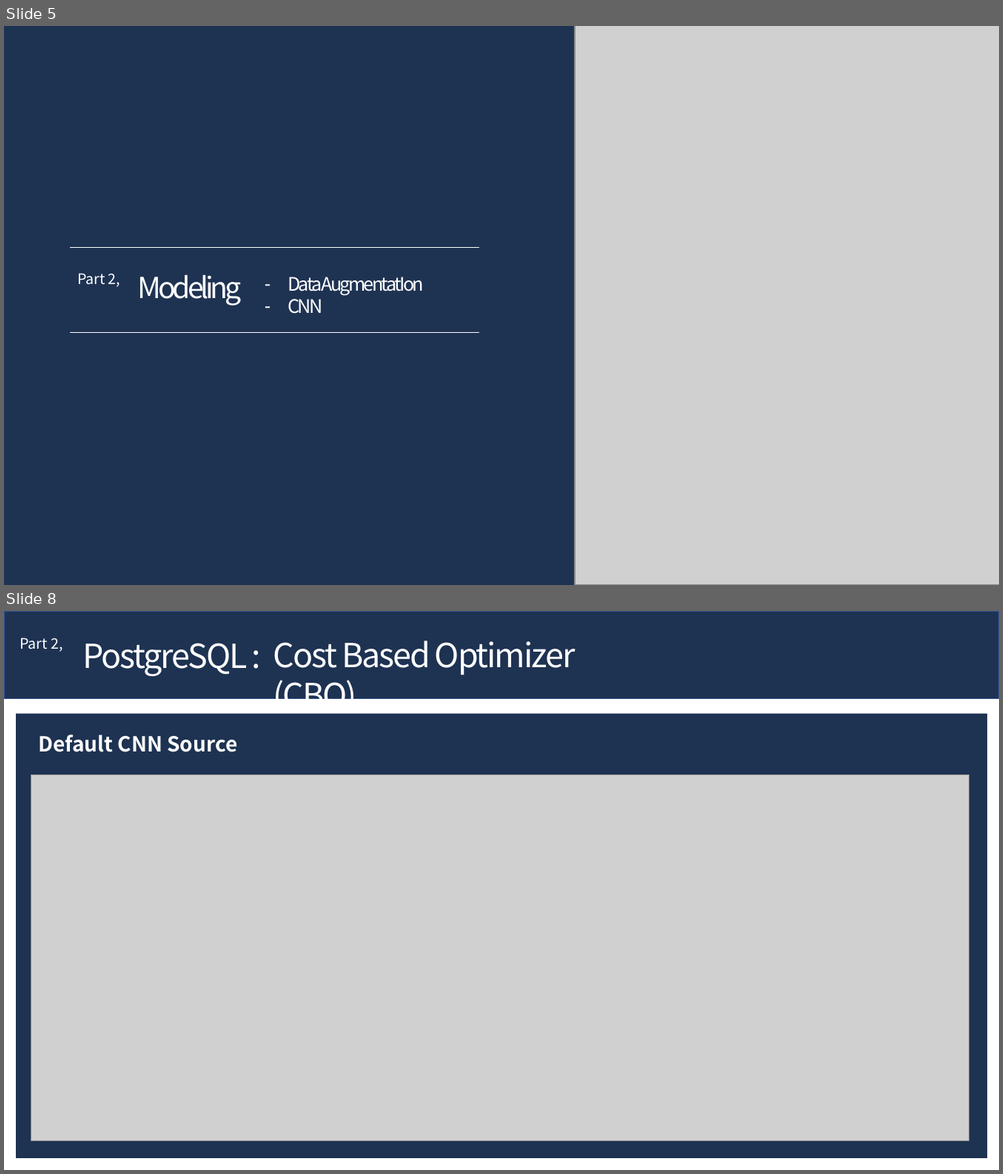
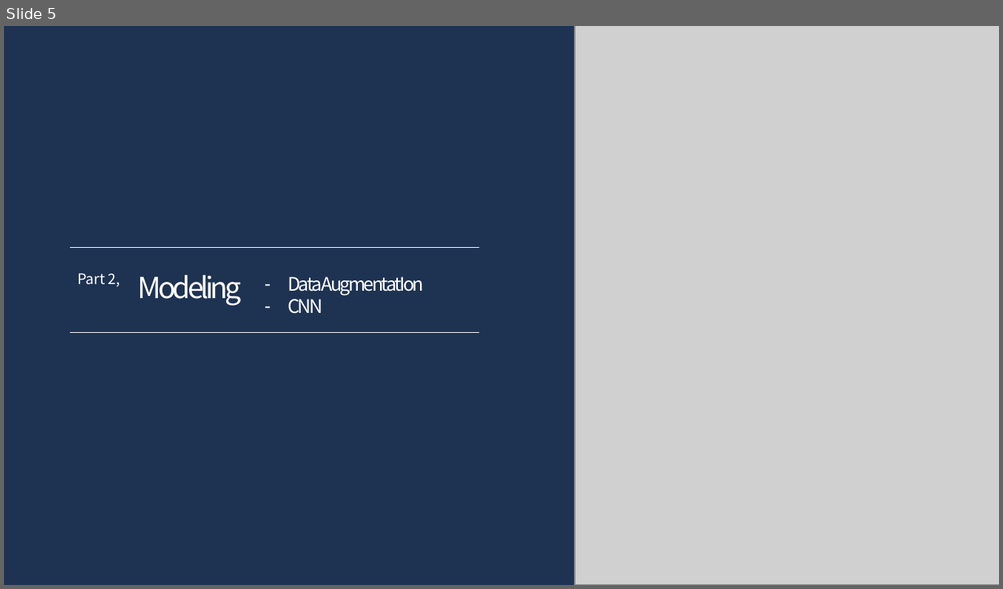
Before and after one commit to 2022-AI-project/Johoon_Auto_painting, a slide deck: 인공지능 발표 ppt.pptx. Shown one above the other, each under a label of ours: slides 5 and 8 before the commit, slide 5 after it; the slides between them are not shown. The pictures are 1003x1174 and 1003x589 pixels, drawn with LibreOffice and Linux fonts; fonts in the diff are those of the drawing; grey boxes stand for pictures. Boxes give left, top, right and bottom in pixels: in the first picture for what was removed or moved away, otherwise in the second. Text is boxed around its words. In the diff, an @@ line names an element or a change of style, - is before the commit and + after.

```diff
--- a/인공지능 발표 ppt.pptx
+++ b/인공지능 발표 ppt.pptx
@@ slide 8 removed at (4, 611, 999, 1170), background #FFFFFF @@
@@ rectangle removed at (4, 611, 999, 699) @@
@@ text removed at (20, 638, 62, 652) @@
-Part 2,
@@ text removed at (82, 643, 247, 676) @@
-PostgreSQL :
@@ text removed at (273, 641, 575, 716) @@
-Cost Based Optimizer (CBO)
@@ rectangle removed at (16, 714, 987, 1159) @@
@@ text removed at (38, 735, 237, 752) @@
-Default CNN Source
@@ picture removed at (31, 775, 970, 1142) @@
```
Also in this commit, not shown: 3 slides changed, 2 slides added, 1 other file.
